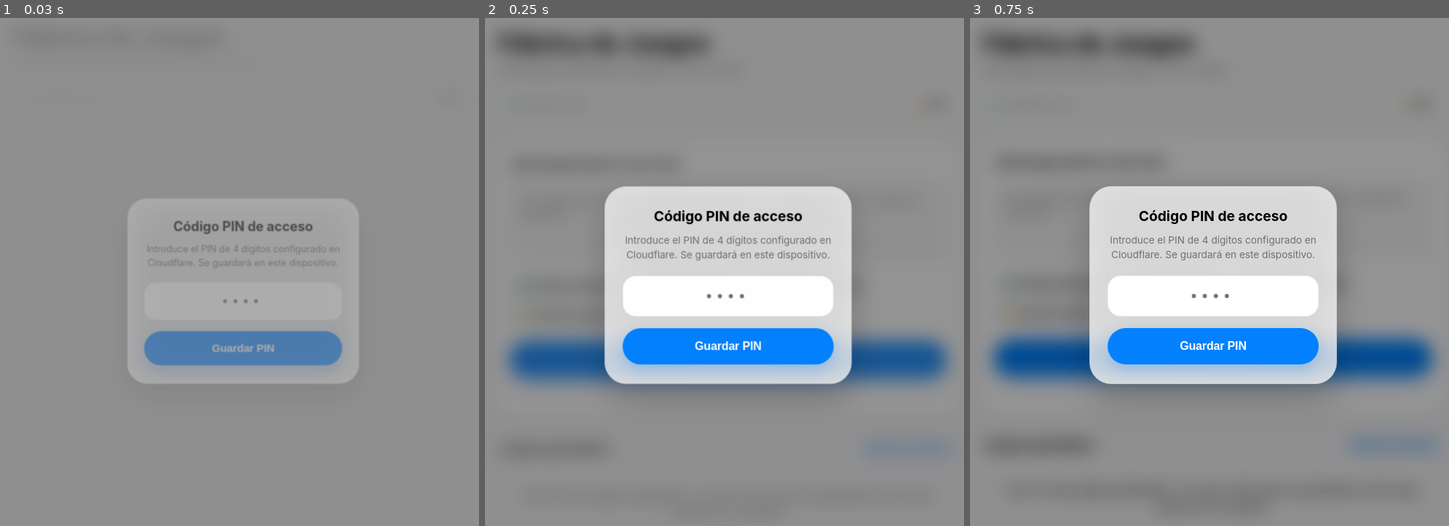
Above: before the commit, frames 1-3 (left to right).
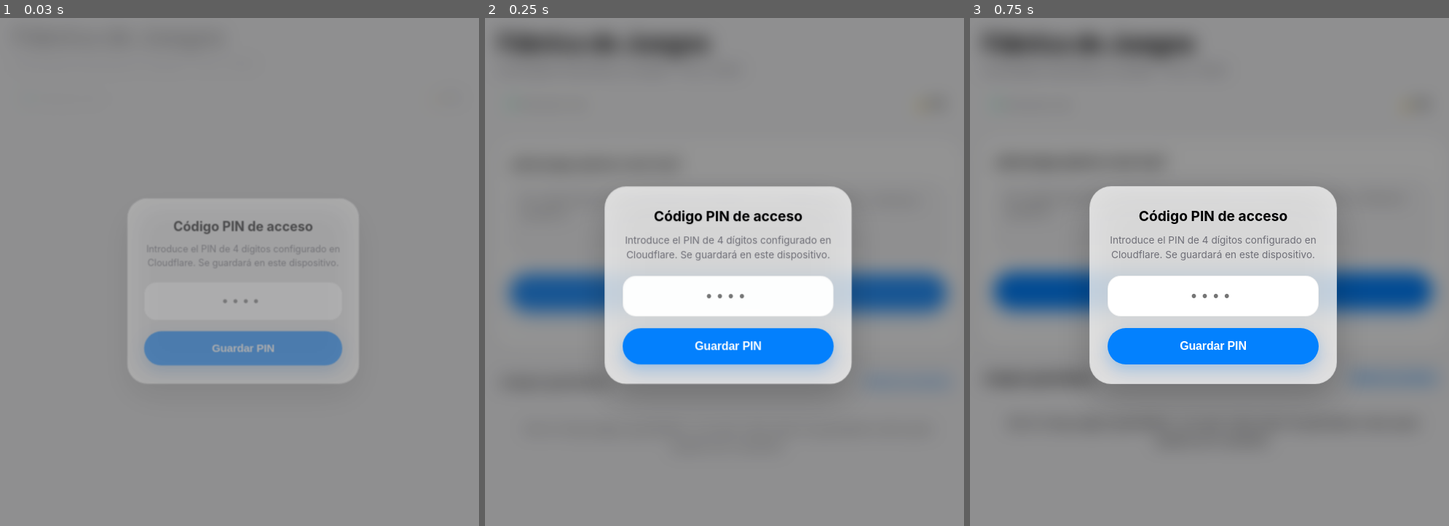
Above: after the commit, the same moments.

Repository: 11flematic/fabrica-juegos-tea
Game: browser game, page index.html
Two runs of this game, one before a commit and one after it. Both use one fixed random seed, a clock stepped at 60 frames per second and the inputs below.
Inputs:
- Up to frame 1 (0.03 s): no input
- Up to frame 2 (0.25 s): no input
- Up to frame 3 (0.75 s): no input

Frame 1 is identical in both runs. In frame 2, 7.9% of the frame differs, in the area x 3-98%, y 48-73%; in frame 3, 8.8%, in the area x 3-99%, y 48-86%.

Commit message:
Update index.html

Diff:
--- a/index.html
+++ b/index.html
@@ -707,12 +707,6 @@
       <label for="prompt-input">¿Qué juego quieres crear hoy?</label>
       <textarea id="prompt-input" placeholder="Ej: Juego de parejas de trenes de colores con 6 cartas grandes y refuerzo positivo..."></textarea>
 
-      <div class="chips">
-        <button class="chip" onclick="usarIdea('Juego de memoria de parejas de dinosaurios con 6 cartas grandes y colores suaves')">🦕 Parejas dinosaurios</button>
-        <button class="chip" onclick="usarIdea('Ordenar en 4 pasos la rutina de lavarse los dientes con dibujos claros')">🪥 Secuencia rutina</button>
-        <button class="chip" onclick="usarIdea('Clasificar vehículos en dos grupos: los que vuelan y los que van por carretera')">✈️ Clasificar vehículos</button>
-        <button class="chip" onclick="usarIdea('Juego de atención: tocar solo las estrellas amarillas entre varias formas suaves')">⭐ Atención selectiva</button>
-      </div>
 
       <button class="btn-primary" id="btn-crear" onclick="generarJuego(false)">✨ Crear juego</button>
       <div class="estado" id="estado"></div>
